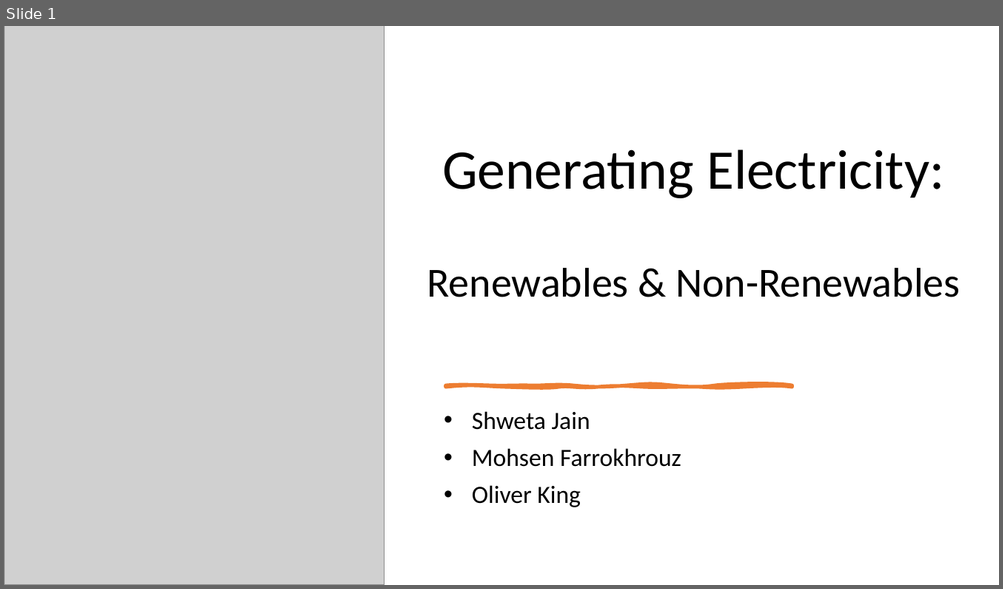
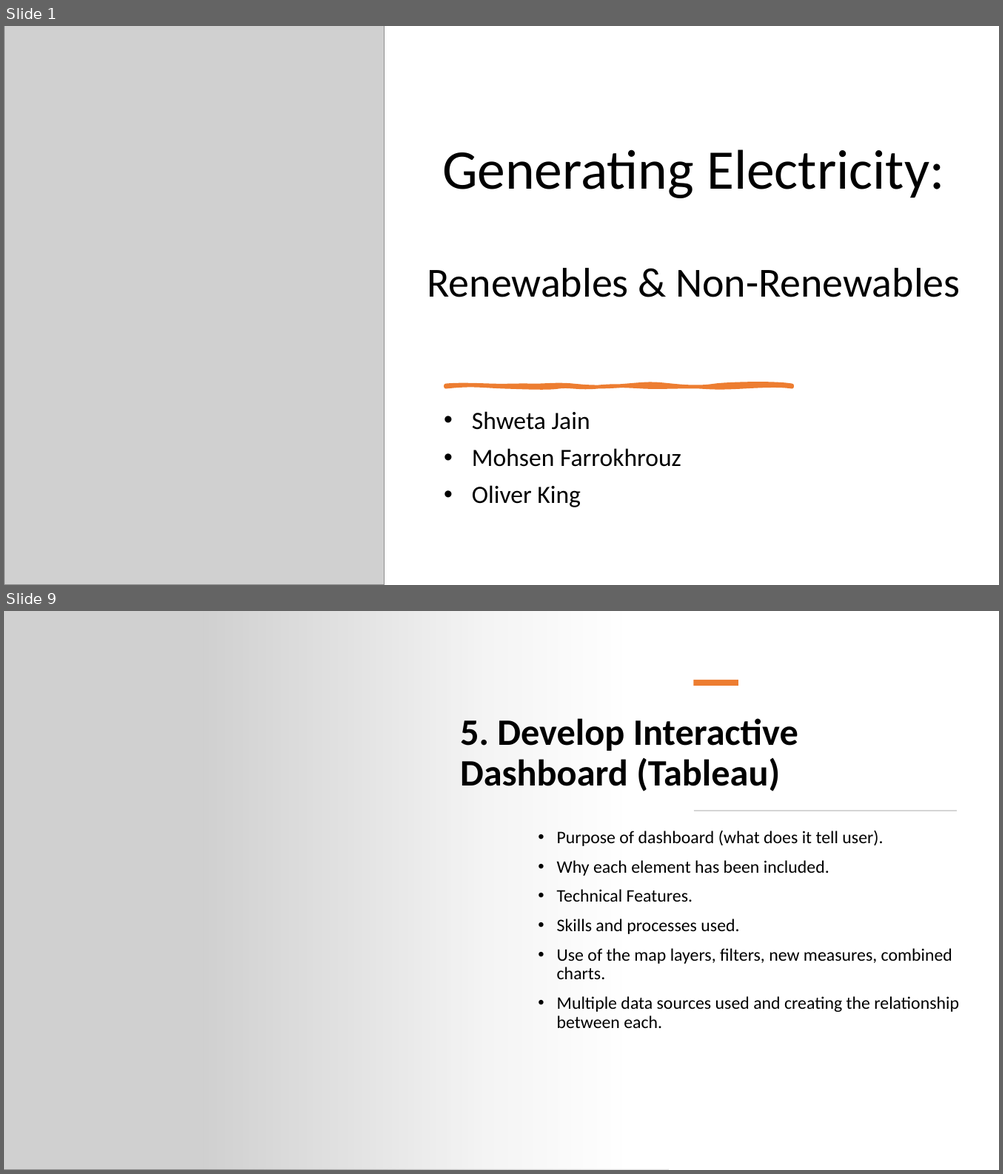
Before and after one commit to shwetajain1022/Project-4, a slide deck: Presentation/Proj4_presentation.pptx. Shown one above the other, each under a label of ours: slide 1 before the commit, slides 1 and 9 after it; the slides between them are not shown. The pictures are 1003x589 and 1003x1174 pixels, drawn with LibreOffice and Linux fonts; fonts in the diff are those of the drawing; grey boxes stand for pictures. Boxes give left, top, right and bottom in pixels: in the first picture for what was removed or moved away, otherwise in the second. Text is boxed around its words. In the diff, an @@ line names an element or a change of style, - is before the commit and + after.

```diff
--- a/Presentation/Proj4_presentation.pptx
+++ b/Presentation/Proj4_presentation.pptx
@@ slide 9 added at (4, 611, 999, 1170), background #FFFFFF @@
@@ picture added at (4, 611, 668, 1170) @@
@@ rectangle added at (202, 611, 999, 1170), fill gradient #FFFFFF @@
@@ rectangle added at (694, 680, 738, 686), fill #ED7D31 @@
@@ title added at (460, 718, 798, 792), 36 pt, text #000000, bold @@
+5. Develop Interactive Dashboard (Tableau)
@@ rectangle added at (694, 810, 956, 811), fill #D5D5D5, outline #D5D5D5 0.25 pt @@
@@ text added at (557, 830, 959, 1028), 17 pt, text #000000 @@
+• Purpose of dashboard (what does it tell user).
+• Why each element has been included.
+• Technical Features.
+• Skills and processes used.
+• Use of the map layers, filters, new measures, combined charts.
+• Multiple data sources used and creating the relationship between each.
```
Also in this commit, not shown: 7 slides changed, 1 other slide added.
